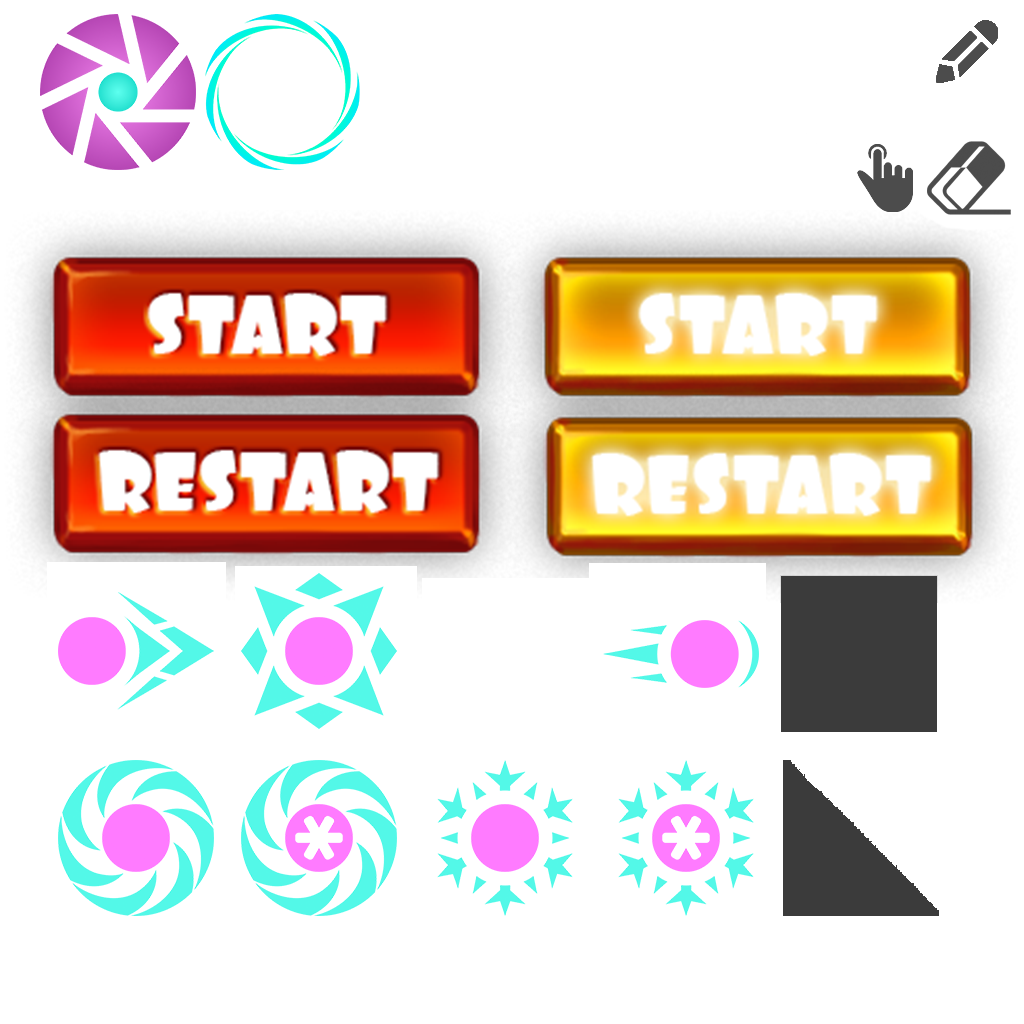
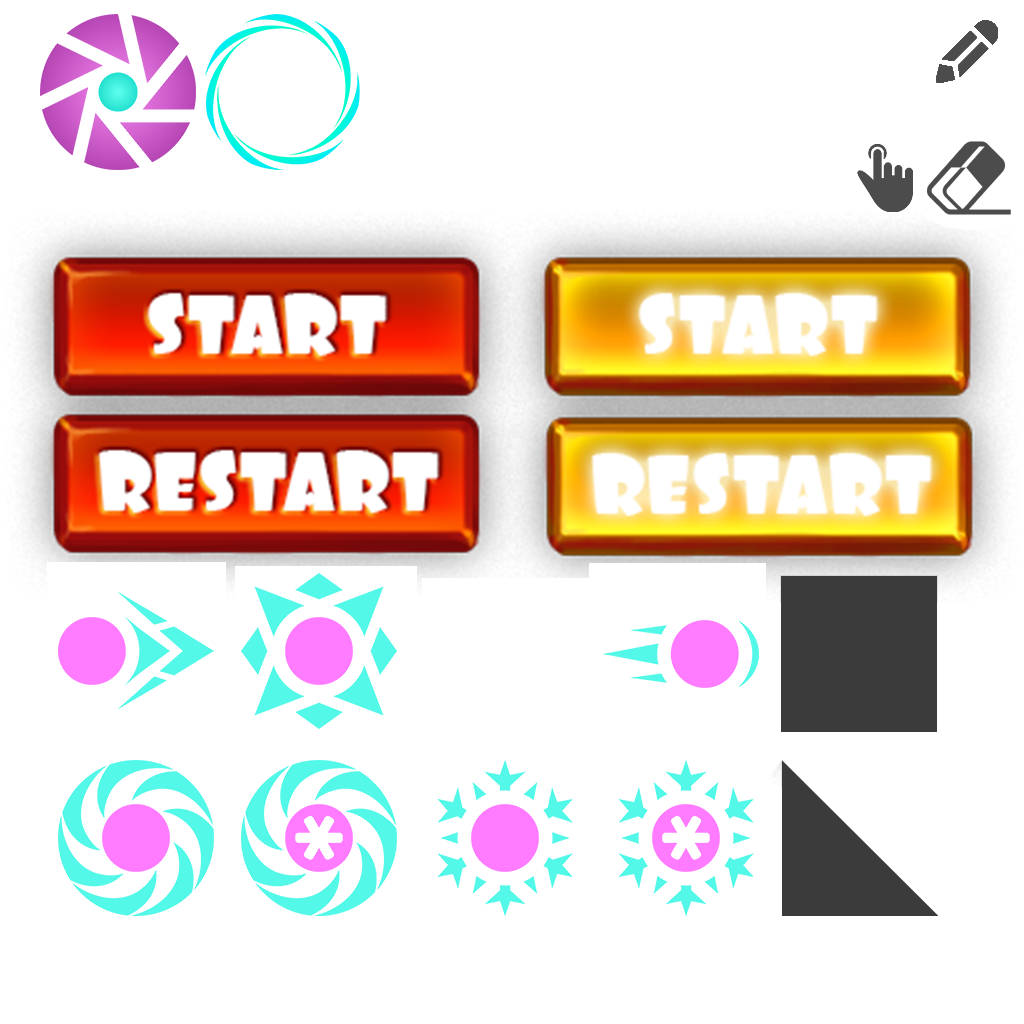
Comparing the layer stacks of the two 1024 x 1024 images. Changes:
added layer "Слой 1" above "Слой 2" over [770, 760, 938, 916]
painted on "Слой 0" over [770, 760, 939, 916]
